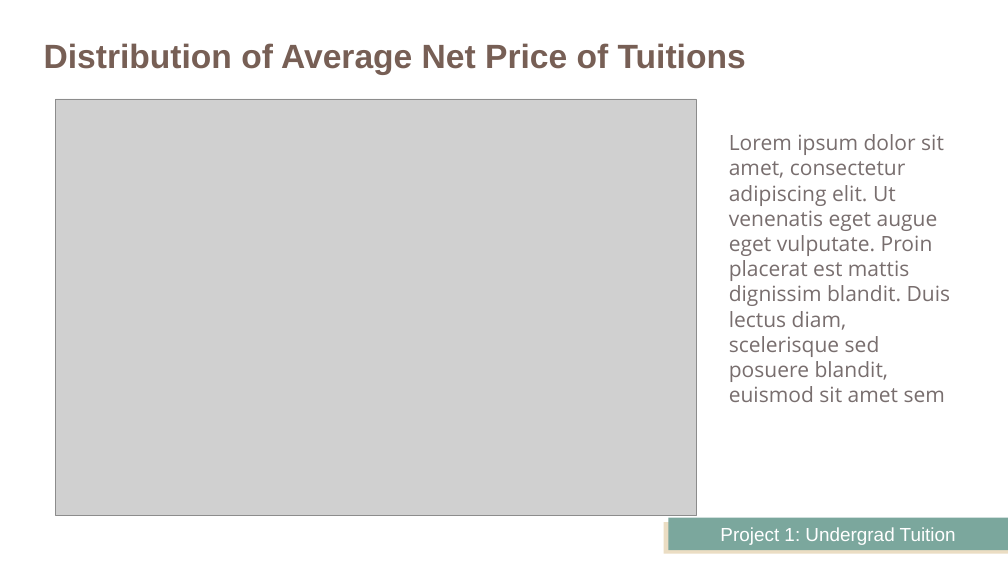
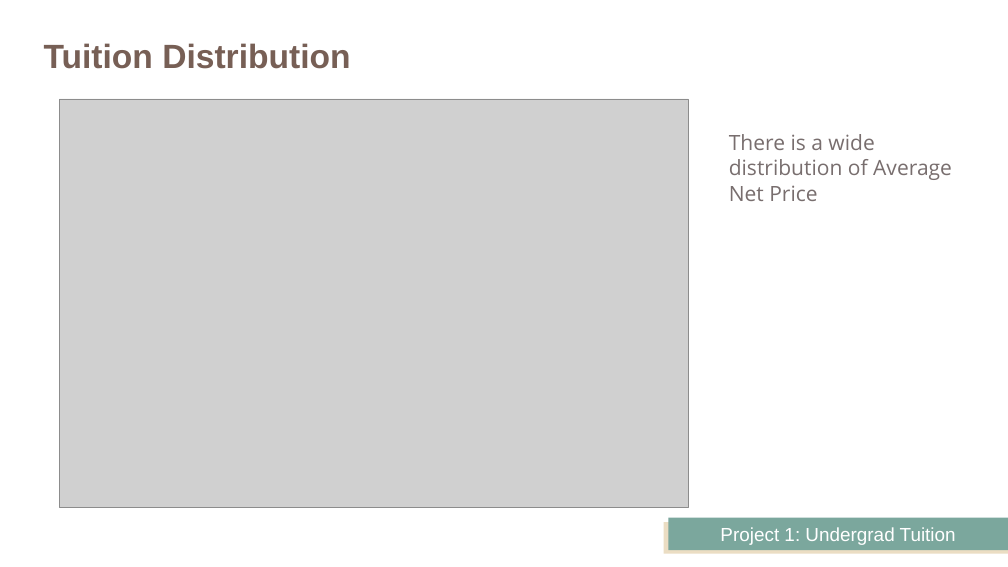
Before and after one commit to JeffPinegar/Proj1_undergraduate, a slide deck: slide 16 of Presentation/Getting Started.pptx (slide 19 before the commit). Drawn at 1008x567 pixels with LibreOffice and Linux fonts; fonts in the diff are those of the drawing; grey boxes stand for pictures. Boxes give left, top, right and bottom in pixels: in the first picture for what was removed or moved away, otherwise in the second. Text is boxed around its words. In the diff, an @@ line names an element or a change of style, - is before the commit and + after.

```diff
--- a/Presentation/Getting Started.pptx
+++ b/Presentation/Getting Started.pptx
@@ title at [44,43,350,69]: text changed @@
-Distribution of Average Net Price of Tuitions
+Tuition Distribution
@@ picture: place and size @@
-picture at [56,99,696,516]
+picture at [60,99,689,508]
@@ text at [729,134,952,201]: text changed @@
-Lorem ipsum dolor sit amet, consectetur adipiscing elit. Ut venenatis eget augue eget vulputate. Proin placerat est mattis dignissim blandit. Duis lectus diam, scelerisque sed posuere blandit, euismod sit amet sem
+There is a wide distribution of Average Net Price
```
Also in this commit, not shown: 13 other slides changed, 9 slides added, 4 slides removed, 17 other files.
